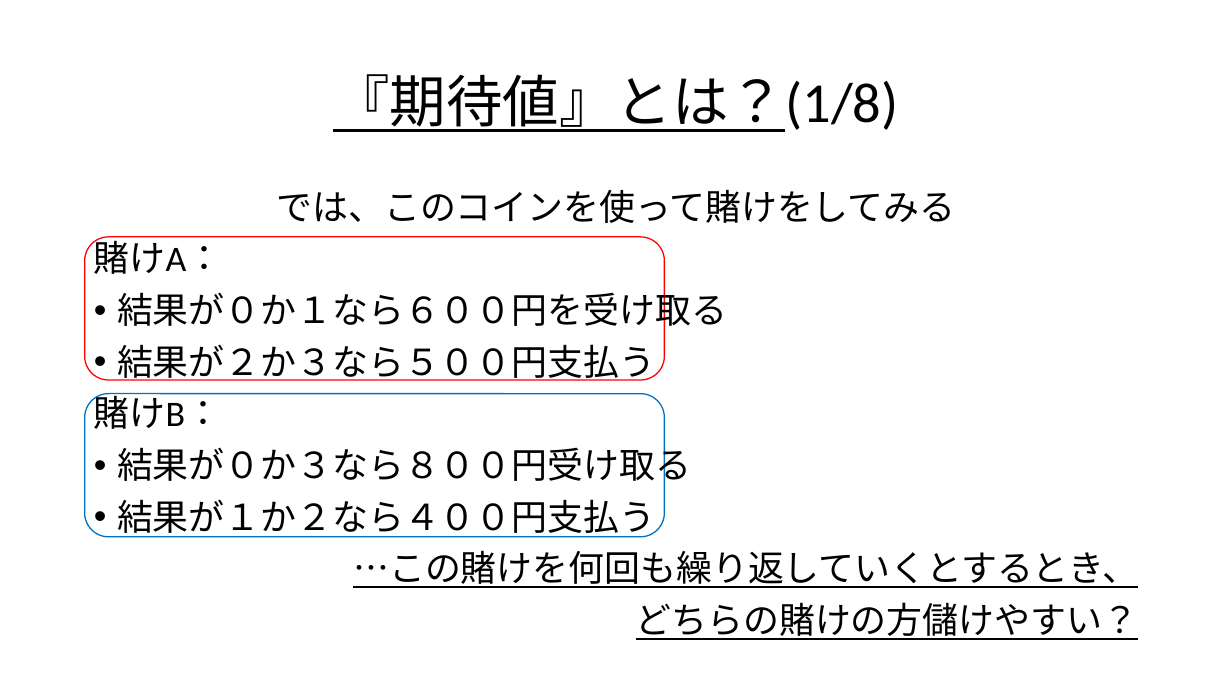
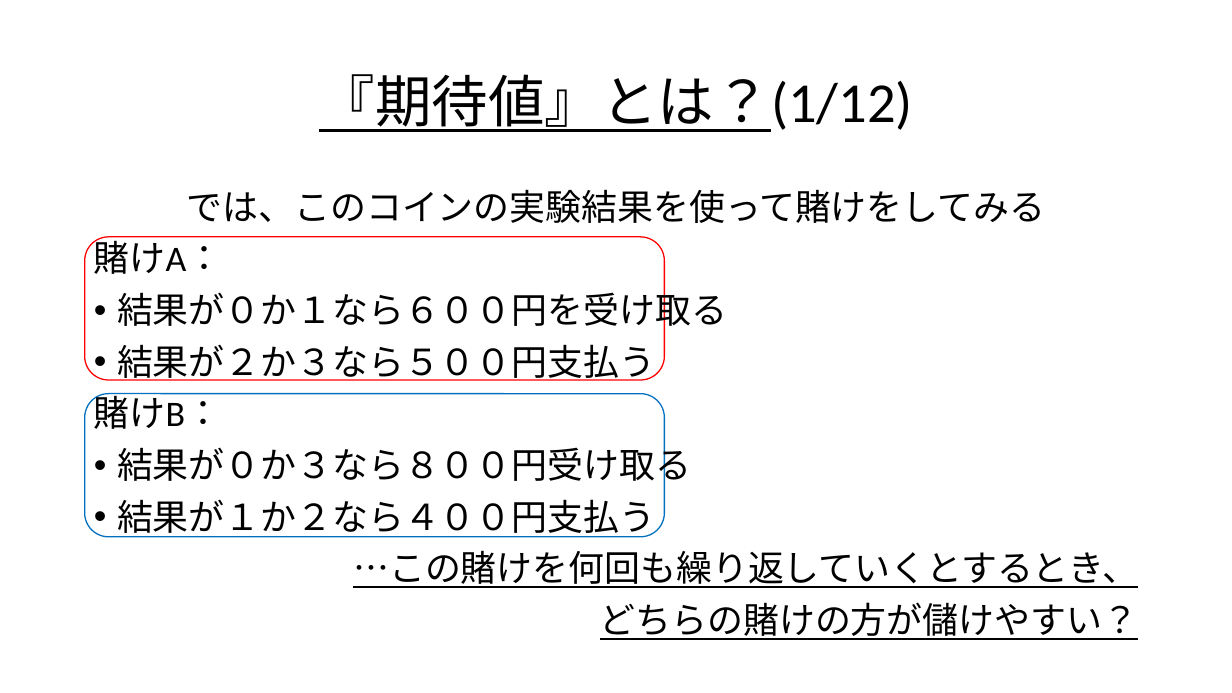
Before and after one commit to Ryo-KATAYAMA/Senior_Project, a slide deck: slide 13 of Chapter4_1.pptx (slide 9 before the commit). Drawn at 1232x693 pixels with LibreOffice and Linux fonts; fonts in the diff are those of the drawing. Boxes give left, top, right and bottom in pixels: in the first picture for what was removed or moved away, otherwise in the second. Text is boxed around its words. In the diff, an @@ line names an element or a change of style, - is before the commit and + after.

```diff
--- a/Chapter4_1.pptx
+++ b/Chapter4_1.pptx
@@ title at bbox=[319, 74, 913, 132]: text changed @@
-『期待値』とは？(1/8)
+『期待値』とは？(1/12)
@@ text at bbox=[187, 189, 1045, 223]: text changed @@
-では、このコインを使って賭けをしてみる
+では、このコインの実験結果を使って賭けをしてみる
@@ text at bbox=[600, 602, 1138, 640]: text changed @@
-どちらの賭けの方儲けやすい？
+どちらの賭けの方が儲けやすい？
```
Also in this commit, not shown: 32 other slides changed, 30 slides added, 4 slides removed.
